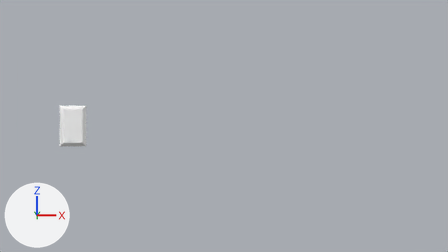
One commit to the Blender file Assets/blender/main_ui.blend: the scene before it, then after it.
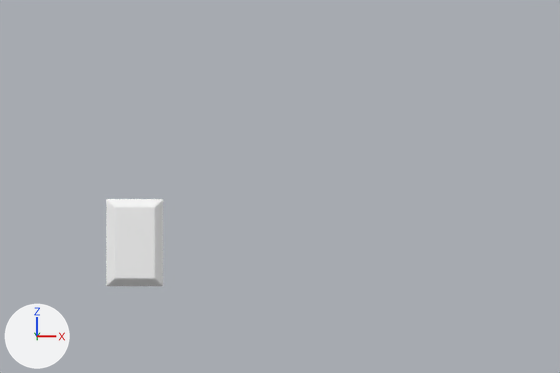
Old and new are each drawn from the file's camera 'MainMeneButtonCamera' and again close up on the part from 2% to 61% of the width and 5% to 74% of the height. Arrows for +X, +Y and +Z are at lower left; the lights stay in place.

In view in the first close-up: 'MainButtonOutCapLeft', 'MainButtonOutCapRight', 'MainButtonOutMid'.
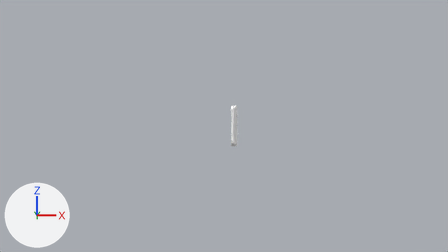
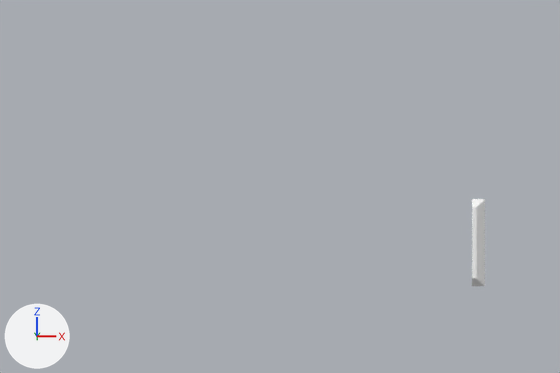
What the commit changed:
Object 'MainButtonOutCapLeft' (ob_mainbuttonoutcapleft) moves from (-1.468, 0.0, 0.0) to (-0.12, 0.705, 0.0).
Object 'MainButtonOutCapLeft' (ob_mainbuttonoutcapleft) is now hidden.
Object 'MainButtonOutMid' (ob_mainbuttonoutmid) moves from (-1.348, -0.041, 0.0) to (0.0, 0.664, 0.0).
Object 'MainButtonOutMid' (ob_mainbuttonoutmid) is now hidden.
Object 'MainButtonOutCapRight' (ob_mainbuttonoutcapright) moves from (-1.229, 0.0, 0.0) to (0.119, 0.705, 0.0).

What differs and where, as boxes (x1, y1, x2, y2) in the close-ups (560 x 373 px):
'MainButtonOutMid', hidden: before (119, 199, 150, 286)
'MainButtonOutCapRight', moved: before (150, 199, 163, 286); after (472, 199, 485, 286)
'MainButtonOutCapLeft', hidden: before (106, 199, 119, 286)
